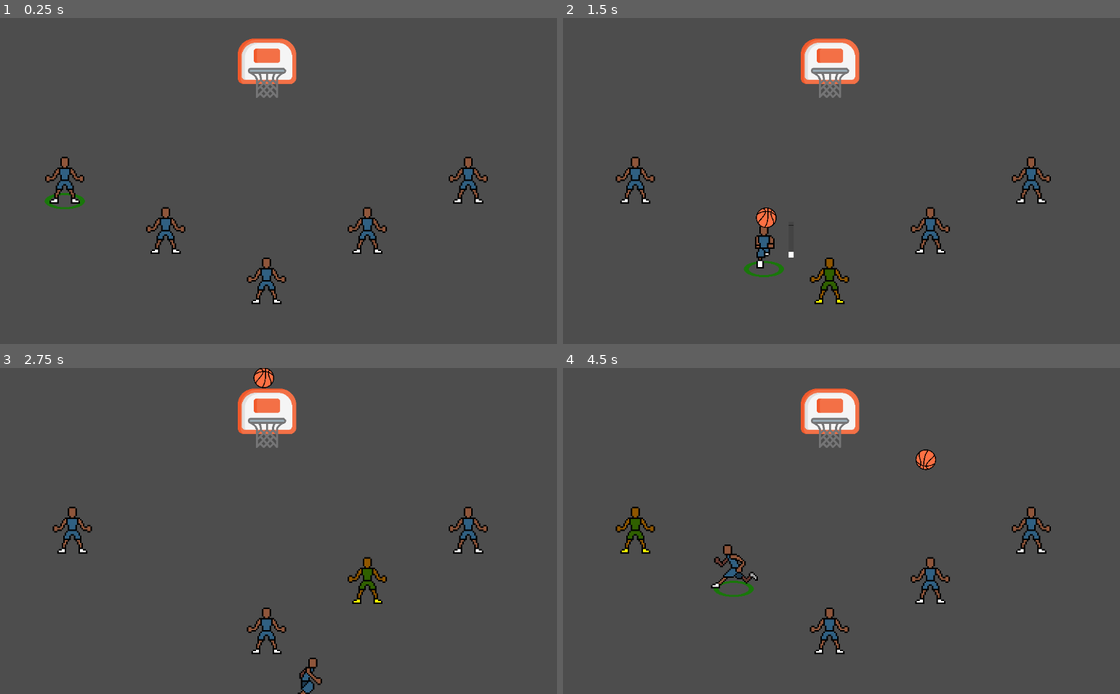
Above: before the commit, frames 1-4 (two rows, left to right).
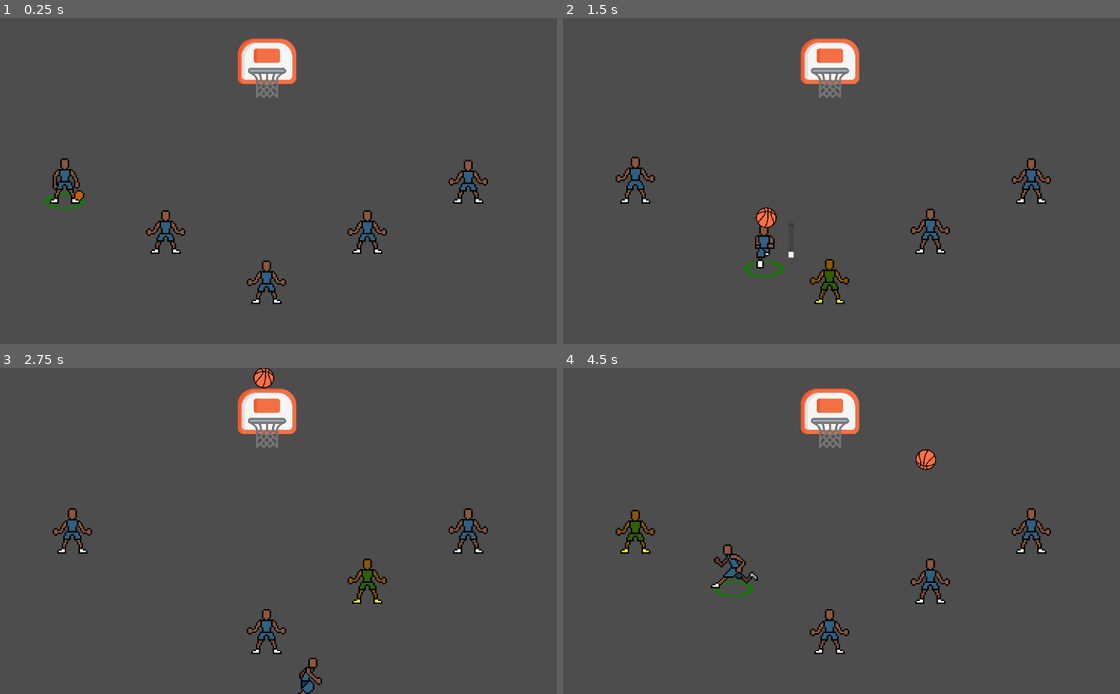
Above: after the commit, the same moments.

Repository: david8zhang/baller-quest-godot
Game: Godot game, scene res://scenes/Main.tscn
Same seed, same stepped clock (60 frames per second), same inputs: the game is played once before the commit and once after it.
Inputs:
- Up to frame 1 (0.25 s): no input
- Up to frame 2 (1.5 s): hold Right (move_right) 0.53-1.28 s; tap Space (pass) at 0.6 s; hold Down (move_down) from 1.28 s (still down); tap F (shoot_ball) at 1.35 s
- Up to frame 3 (2.75 s): release Down (move_down) at 2.03 s; hold Right (move_right) from 2.03 s (still down); tap Space (pass) at 2.1 s
- Up to frame 4 (4.5 s): release Right (move_right) at 2.78 s; hold Up (move_up) 2.78-3.53 s; tap F (shoot_ball) at 2.85, 4.35 s; hold Left (move_left) from 3.53 s (still down); tap Space (pass) at 3.6 s

The runs differ from the first frame. In frame 1, 1.3% of the frame differs, in the area x 8-88%, y 42-85%; in frame 2, 0.5%; in frame 3, 0.7%; in frame 4, 0.9%.

Commit message:
added idle side, front, dribble animations

Diff:
--- a/prefab/Player.tscn
+++ b/prefab/Player.tscn
@@ -10,8 +10,11 @@
 [ext_resource type="Script" path="res://scripts/fsm/IdleState.gd" id="6_1wvpm"]
 [ext_resource type="Script" path="res://scripts/fsm/StateMachine.gd" id="6_32c0f"]
 [ext_resource type="Script" path="res://scripts/fsm/ShootState.gd" id="6_gja4w"]
+[ext_resource type="Texture2D" uid="uid://dynyqqprgrap8" path="res://sprites/player/dribble-idle.png" id="6_h8g1n"]
 [ext_resource type="Script" path="res://scripts/fsm/MoveState.gd" id="6_rdlcp"]
 [ext_resource type="Script" path="res://scripts/fsm/PassState.gd" id="6_ugi36"]
+[ext_resource type="Texture2D" uid="uid://dv0w7uww5ne8c" path="res://sprites/player/idle-front.png" id="8_vsoty"]
+[ext_resource type="Texture2D" uid="uid://cibli5ptbfws5" path="res://sprites/player/idle-side.png" id="9_cpqb8"]
 
 [sub_resource type="CapsuleShape2D" id="CapsuleShape2D_8n74s"]
 radius = 14.0
@@ -49,6 +52,30 @@
 atlas = ExtResource("5_8t08x")
 region = Rect2(32, 80, 32, 40)
 
+[sub_resource type="AtlasTexture" id="AtlasTexture_fmwgp"]
+atlas = ExtResource("6_h8g1n")
+region = Rect2(0, 0, 32, 40)
+
+[sub_resource type="AtlasTexture" id="AtlasTexture_tqtpt"]
+atlas = ExtResource("6_h8g1n")
+region = Rect2(32, 0, 32, 40)
+
+[sub_resource type="AtlasTexture" id="AtlasTexture_5847k"]
+atlas = ExtResource("6_h8g1n")
+region = Rect2(64, 0, 32, 40)
+
+[sub_resource type="AtlasTexture" id="AtlasTexture_fw6vu"]
+atlas = ExtResource("6_h8g1n")
+region = Rect2(0, 40, 32, 40)
+
+[sub_resource type="AtlasTexture" id="AtlasTexture_i3h15"]
+atlas = ExtResource("6_h8g1n")
+region = Rect2(32, 40, 32, 40)
+
+[sub_resource type="AtlasTexture" id="AtlasTexture_p4tx0"]
+atlas = ExtResource("6_h8g1n")
+region = Rect2(64, 40, 32, 40)
+
 [sub_resource type="AtlasTexture" id="AtlasTexture_ye3bm"]
 atlas = ExtResource("5_eq5ny")
 region = Rect2(0, 0, 32, 40)
@@ -85,13 +112,37 @@
 atlas = ExtResource("5_eq5ny")
 region = Rect2(64, 80, 32, 40)
 
-[sub_resource type="AtlasTexture" id="AtlasTexture_0g2yl"]
-atlas = ExtResource("5_htj7d")
+[sub_resource type="AtlasTexture" id="AtlasTexture_gr42f"]
+atlas = ExtResource("8_vsoty")
 region = Rect2(0, 0, 32, 40)
 
-[sub_resource type="AtlasTexture" id="AtlasTexture_ceobf"]
-atlas = ExtResource("5_htj7d")
-region = Rect2(128, 40, 32, 40)
+[sub_resource type="AtlasTexture" id="AtlasTexture_q0l1c"]
+atlas = ExtResource("8_vsoty")
+region = Rect2(32, 0, 32, 40)
+
+[sub_resource type="AtlasTexture" id="AtlasTexture_wui3l"]
+atlas = ExtResource("8_vsoty")
+region = Rect2(0, 40, 32, 40)
+
+[sub_resource type="AtlasTexture" id="AtlasTexture_dk6kg"]
+atlas = ExtResource("8_vsoty")
+region = Rect2(32, 40, 32, 40)
+
+[sub_resource type="AtlasTexture" id="AtlasTexture_a4nds"]
+atlas = ExtResource("9_cpqb8")
+region = Rect2(0, 0, 32, 40)
+
+[sub_resource type="AtlasTexture" id="AtlasTexture_y803a"]
+atlas = ExtResource("9_cpqb8")
+region = Rect2(32, 0, 32, 40)
+
+[sub_resource type="AtlasTexture" id="AtlasTexture_mbs18"]
+atlas = ExtResource("9_cpqb8")
+region = Rect2(0, 40, 32, 40)
+
+[sub_resource type="AtlasTexture" id="AtlasTexture_kqr2s"]
+atlas = ExtResource("9_cpqb8")
+region = Rect2(32, 40, 32, 40)
 
 [sub_resource type="AtlasTexture" id="AtlasTexture_pv6hu"]
 atlas = ExtResource("5_htj7d")
@@ -194,6 +245,29 @@
 }, {
 "frames": [{
 "duration": 1.0,
+"texture": SubResource("AtlasTexture_fmwgp")
+}, {
+"duration": 1.0,
+"texture": SubResource("AtlasTexture_tqtpt")
+}, {
+"duration": 1.0,
+"texture": SubResource("AtlasTexture_5847k")
+}, {
+"duration": 1.0,
+"texture": SubResource("AtlasTexture_fw6vu")
+}, {
+"duration": 1.0,
+"texture": SubResource("AtlasTexture_i3h15")
+}, {
+"duration": 1.0,
+"texture": SubResource("AtlasTexture_p4tx0")
+}],
+"loop": true,
+"name": &"dribble-idle",
+"speed": 10.0
+}, {
+"frames": [{
+"duration": 1.0,
 "texture": SubResource("AtlasTexture_ye3bm")
 }, {
 "duration": 1.0,
@@ -226,19 +300,37 @@
 }, {
 "frames": [{
 "duration": 1.0,
-"texture": SubResource("AtlasTexture_0g2yl")
+"texture": SubResource("AtlasTexture_gr42f")
+}, {
+"duration": 1.0,
+"texture": SubResource("AtlasTexture_q0l1c")
+}, {
+"duration": 1.0,
+"texture": SubResource("AtlasTexture_wui3l")
+}, {
+"duration": 1.0,
+"texture": SubResource("AtlasTexture_dk6kg")
 }],
 "loop": true,
 "name": &"idle-front",
-"speed": 5.0
-}, {
-"frames": [{
-"duration": 1.0,
-"texture": SubResource("AtlasTexture_ceobf")
+"speed": 10.0
+}, {
+"frames": [{
+"duration": 1.0,
+"texture": SubResource("AtlasTexture_a4nds")
+}, {
+"duration": 1.0,
+"texture": SubResource("AtlasTexture_y803a")
+}, {
+"duration": 1.0,
+"texture": SubResource("AtlasTexture_mbs18")
+}, {
+"duration": 1.0,
+"texture": SubResource("AtlasTexture_kqr2s")
 }],
 "loop": true,
 "name": &"idle-side",
-"speed": 5.0
+"speed": 10.0
 }, {
 "frames": [{
 "duration": 1.0,
@@ -325,7 +417,7 @@
 [node name="AnimatedSprite2D" type="AnimatedSprite2D" parent="."]
 y_sort_enabled = true
 sprite_frames = SubResource("SpriteFrames_x8wx5")
-animation = &"dribble-front"
+animation = &"idle-side"
 
 [node name="StateMachine" type="Node2D" parent="."]
 script = ExtResource("6_32c0f")
--- a/scripts/PlayerManager.gd
+++ b/scripts/PlayerManager.gd
@@ -26,6 +26,7 @@
 	selected_player = players[0]
 	selected_player.select()
 	selected_player.has_ball = true
+	selected_player._state_machine.transition_to("IdleState")
 
 
 func switch_to_player(player: Player):
--- a/scripts/fsm/IdleState.gd
+++ b/scripts/fsm/IdleState.gd
@@ -18,11 +18,12 @@
 	player.handle_input(input)
 
 func enter(msg := {}):
+	var player = entity as Player
+	var anim_name = "dribble-idle" if player.has_ball else "idle-front"
 	if msg.has("direction"):
 		var dir = msg["direction"]
 		if dir == "HORIZONTAL":
-			anim_sprite.play("idle-side")
+			anim_name = "idle-side"
 		else:
-			anim_sprite.play("idle-front")
-	else:
-		anim_sprite.play("idle-front")
+			anim_name = "dribble-idle" if player.has_ball else "idle-front"
+	anim_sprite.play(anim_name)
Not shown: 1 places in prefab/Player.tscn that only renumber resources
Binary file added: sprites/player/dribble-idle.png
Not shown, added: sprites/player/dribble-idle.png.import
Binary file added: sprites/player/idle-front.png
Not shown, added: sprites/player/idle-front.png.import
Binary file added: sprites/player/idle-side.png
Not shown, added: sprites/player/idle-side.png.import
